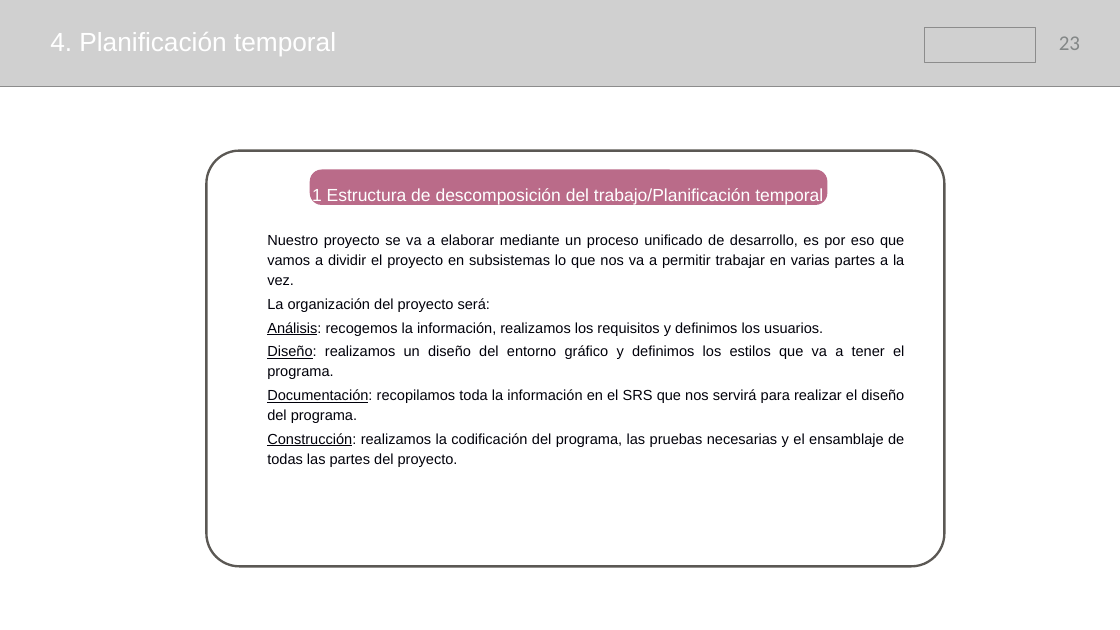
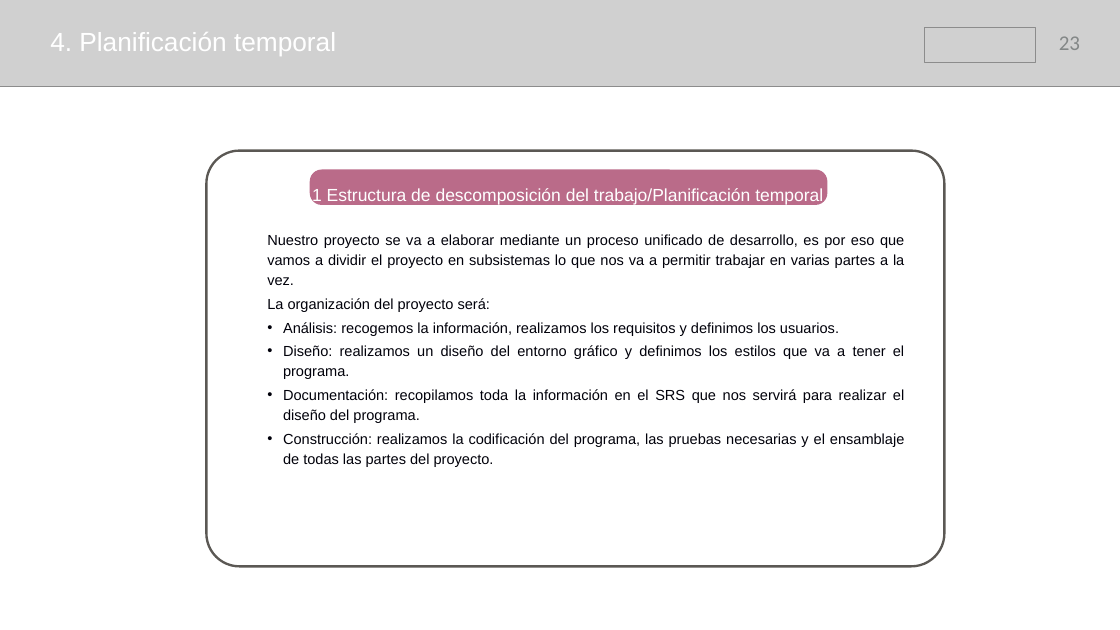
Before and after one commit to samusolo/iDoctor, a slide deck: slide 23 of Plan de proyecto.pptx. Drawn at 1120x630 pixels with LibreOffice and Linux fonts; fonts in the diff are those of the drawing; grey boxes stand for pictures. Boxes give left, top, right and bottom in pixels: in the first picture for what was removed or moved away, otherwise in the second. Text is boxed around its words. In the diff, an @@ line names an element or a change of style, - is before the commit and + after.

Commit message:
Plan de proyecto practicamente acabado
Falta meter los archivos externos a mostrar y el punto 8 (Apéndice)

```diff
--- a/Plan de proyecto.pptx
+++ b/Plan de proyecto.pptx
@@ text at (283, 322, 905, 467): underline off in "Análisis:", "Diseño:", "Documentación:", "Construcción:"; bullet none to • @@
```
Also in this commit, not shown: 1 other slide changed, 6 slides added.
